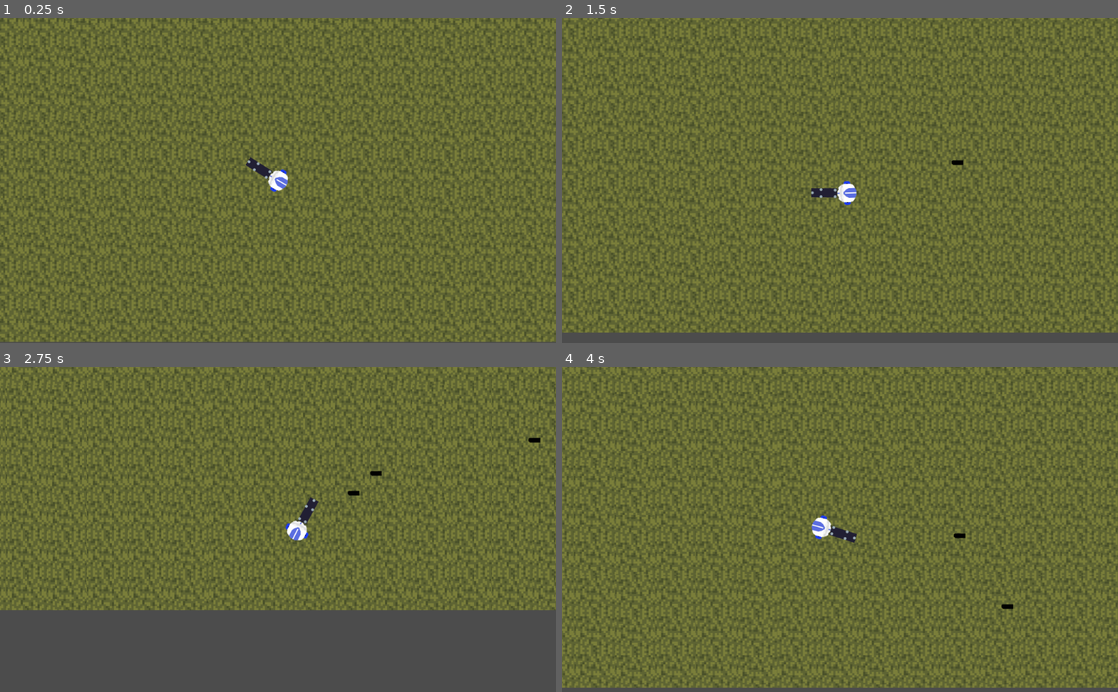
Above: before the commit, frames 1-4 (two rows, left to right).
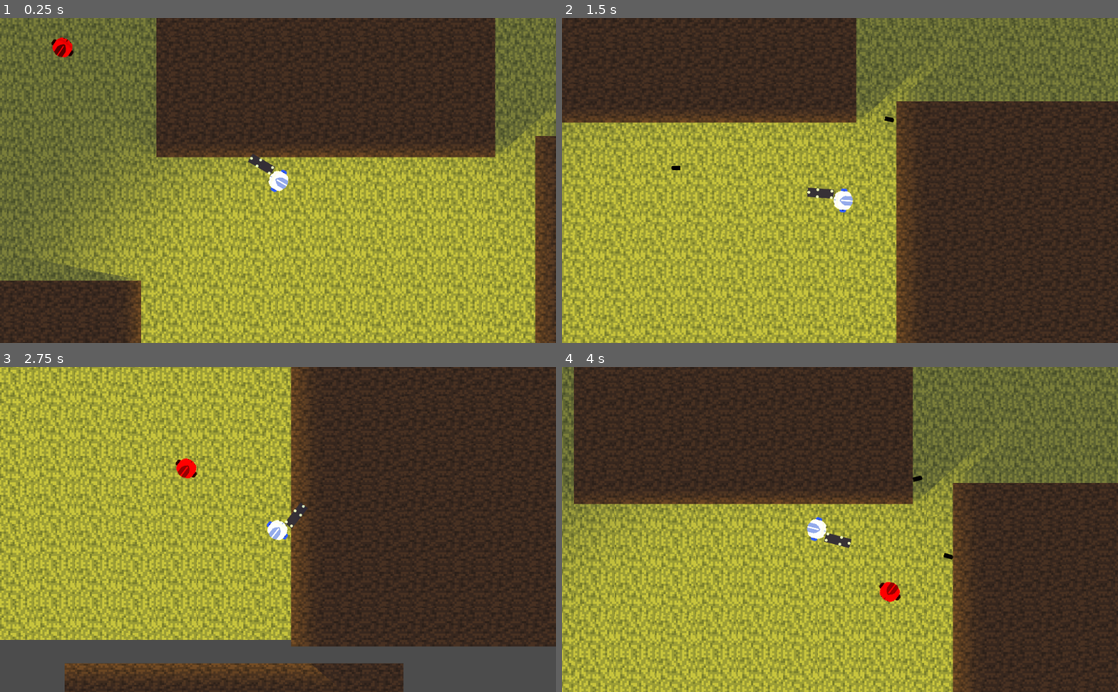
Above: after the commit, the same moments.

Repository: mikolajlubiak/hotroyal
Game: Godot game, scene res://Main.tscn
The game is run twice, just before and just after one commit, with the same random seed, the same clock (stepped at 60 frames per second) and the same inputs. Before the commit the project starts from res://tło.tscn.
Inputs (mouse positions are in pixels of both pictures, inside the frame that each line leads up to):
- Up to frame 1 (0.25 s): no input
- Up to frame 2 (1.5 s): move the mouse to (962, 164) at 0.52 s; hold D (ui_right) 0.53-1.28 s; tap G (fire, bound only before the commit) at 0.6 s; click (962, 164) at 0.8 s; move the mouse to (728, 196) at 1.27 s; hold S (ui_down) from 1.28 s (still down); click (728, 196) at 1.35 s
- Up to frame 3 (2.75 s): tap G (fire, bound only before the commit) at 1.55, 2.1 s; move the mouse to (333, 458) at 2.02 s; release S (ui_down) at 2.03 s; hold D (ui_right) from 2.03 s (still down); click (333, 458) at 2.3 s
- Up to frame 4 (4 s): move the mouse to (812, 594) at 2.77 s; release D (ui_right) at 2.78 s; hold W (ui_up) 2.78-3.53 s; click (812, 594) at 2.85 s; tap G (fire, bound only before the commit) at 3.05, 3.6 s; move the mouse to (1006, 578) at 3.52 s; hold A (ui_left) from 3.53 s (still down); click (1006, 578) at 3.8 s

The runs differ from the first frame. In frame 1, 80% of the frame differs, in the area x 0-100%, y 0-100%; in frame 2, 88%; in frame 3, 88%; in frame 4, 87%.
Error before the commit: Invalid set index 'velocity' (on base: 'Node2D') with value of type 'Vector2'. (res://Player/movementplayer.gd:19)

Commit message:
popr.camera

Diff:
--- a/Bullet.gd
+++ /dev/null
@@ -1,8 +0,0 @@
-extends KinematicBody2D
-
-var velocity = Vector2(1, 0)
-var speed = 300
-
-func _physics_process(delta):
-
-	var collision_info = move_and_collide(velocity.normalized() * delta * speed)
--- a/Bullet.tscn
+++ b/Bullet.tscn
@@ -1,23 +1,29 @@
 [gd_scene load_steps=4 format=2]
 
-[ext_resource path="res://Sprites/ammoo.png" type="Texture" id=1]
-[ext_resource path="res://Bullet.gd" type="Script" id=2]
+[ext_resource path="res://Sprites/bullet.png" type="Texture" id=1]
 
-[sub_resource type="CapsuleShape2D" id=1]
-radius = 4.75771
+[sub_resource type="RectangleShape2D" id=1]
+extents = Vector2( 4, 8.5 )
 
-[node name="Node2D" type="Node2D"]
+[sub_resource type="RectangleShape2D" id=2]
+extents = Vector2( 5, 9.5 )
 
-[node name="KinematicBody2D" type="KinematicBody2D" parent="."]
-script = ExtResource( 2 )
+[node name="Bullet" type="RigidBody2D"]
 
-[node name="CollisionShape2D" type="CollisionShape2D" parent="KinematicBody2D"]
-rotation = 1.5708
+[node name="CollisionShape2D" type="CollisionShape2D" parent="."]
+position = Vector2( 76.704, 3 )
+scale = Vector2( 2.15162, 0.446 )
 shape = SubResource( 1 )
 
-[node name="Sprite" type="Sprite" parent="KinematicBody2D"]
-position = Vector2( -29, -4 )
-rotation = 1.56945
-scale = Vector2( 1.04628, 1.25735 )
+[node name="Sprite" type="Sprite" parent="."]
+position = Vector2( 100, 7 )
+rotation = -1.5708
 texture = ExtResource( 1 )
-region_rect = Rect2( 770, 800, 70, 100 )
+
+[node name="Area2D" type="Area2D" parent="."]
+position = Vector2( 69.733, 15.448 )
+scale = Vector2( 1.726, 0.454 )
+
+[node name="CollisionShape2D" type="CollisionShape2D" parent="Area2D"]
+position = Vector2( 4, -27.5 )
+shape = SubResource( 2 )
--- /dev/null
+++ b/Enemy.gd
@@ -0,0 +1,17 @@
+extends KinematicBody2D
+
+var motion = Vector2()
+
+func _ready():
+	pass # Replace with function body.
+
+func _physics_process(delta):
+	var Player = get_parent().get_node("Player")
+	position += (Player.position - position) / 50
+	look_at(Player.position)
+	move_and_collide(motion)
+
+
+func _on_Area2D_body_entered(body):
+	if "Bullet" in body.name:
+		queue_free()
--- /dev/null
+++ b/Enemy.tscn
@@ -0,0 +1,29 @@
+[gd_scene load_steps=5 format=2]
+
+[ext_resource path="res://Sprites/player.png" type="Texture" id=1]
+[ext_resource path="res://Enemy.gd" type="Script" id=2]
+
+[sub_resource type="RectangleShape2D" id=1]
+extents = Vector2( 16, 16.5 )
+
+[sub_resource type="RectangleShape2D" id=2]
+extents = Vector2( 23, 19.5 )
+
+[node name="Enemy" type="KinematicBody2D"]
+script = ExtResource( 2 )
+
+[node name="CollisionShape2D" type="CollisionShape2D" parent="."]
+position = Vector2( 0, -0.5 )
+shape = SubResource( 1 )
+
+[node name="Sprite" type="Sprite" parent="."]
+modulate = Color( 1, 0, 0, 1 )
+texture = ExtResource( 1 )
+
+[node name="Area2D" type="Area2D" parent="."]
+
+[node name="CollisionShape2D" type="CollisionShape2D" parent="Area2D"]
+position = Vector2( 0, -0.5 )
+shape = SubResource( 2 )
+
+[connection signal="body_entered" from="Area2D" to="." method="_on_Area2D_body_entered"]
--- /dev/null
+++ b/Main.tscn
@@ -0,0 +1,96 @@
+[gd_scene load_steps=10 format=2]
+
+[ext_resource path="res://Sprites/player.png" type="Texture" id=1]
+[ext_resource path="res://Sprites/weapon.png" type="Texture" id=2]
+[ext_resource path="res://Sprites/grass.png" type="Texture" id=3]
+[ext_resource path="res://movement.gd" type="Script" id=4]
+[ext_resource path="res://Enemy.tscn" type="PackedScene" id=5]
+[ext_resource path="res://wall.tres" type="TileSet" id=6]
+[ext_resource path="res://Sprites/light.png" type="Texture" id=7]
+
+[sub_resource type="RectangleShape2D" id=1]
+extents = Vector2( 36.4995, 55.7176 )
+
+[sub_resource type="RectangleShape2D" id=2]
+extents = Vector2( 20, 24 )
+
+[node name="World" type="Node2D"]
+position = Vector2( 6, -10 )
+z_as_relative = false
+
+[node name="Node2D" type="Node2D" parent="."]
+
+[node name="grass" type="Sprite" parent="Node2D"]
+texture = ExtResource( 3 )
+
+[node name="grass2" type="Sprite" parent="Node2D"]
+position = Vector2( 650, 0 )
+texture = ExtResource( 3 )
+
+[node name="grass3" type="Sprite" parent="Node2D"]
+position = Vector2( 0, 600 )
+texture = ExtResource( 3 )
+
+[node name="grass4" type="Sprite" parent="Node2D"]
+position = Vector2( 650, 600 )
+texture = ExtResource( 3 )
+
+[node name="grass5" type="Sprite" parent="Node2D"]
+position = Vector2( 1300, 600 )
+texture = ExtResource( 3 )
+
+[node name="grass6" type="Sprite" parent="Node2D"]
+position = Vector2( 1300, 0 )
+texture = ExtResource( 3 )
+
+[node name="TileMap" type="TileMap" parent="."]
+tile_set = ExtResource( 6 )
+cell_size = Vector2( 1, 1 )
+format = 1
+tile_data = PoolIntArray( -25231046, -1610612736, 0, 16385012, -1610612736, 0, 33947310, -1610612736, 0, 62587475, -1610612736, 0 )
+
+[node name="Player" type="KinematicBody2D" parent="."]
+position = Vector2( 539, 334 )
+script = ExtResource( 4 )
+
+[node name="Sprite" type="Sprite" parent="Player"]
+position = Vector2( 0, 1 )
+rotation = 1.56962
+texture = ExtResource( 1 )
+
+[node name="weapon" type="Sprite" parent="Player"]
+position = Vector2( 35, 3 )
+rotation = 1.5708
+texture = ExtResource( 2 )
+
+[node name="Camera2D" type="Camera2D" parent="Player"]
+position = Vector2( 2, 1 )
+current = true
+smoothing_enabled = true
+smoothing_speed = 10.0
+
+[node name="CollisionShape2D" type="CollisionShape2D" parent="Player"]
+position = Vector2( 0, 1.5 )
+scale = Vector2( 0.493156, -0.314084 )
+shape = SubResource( 1 )
+
+[node name="Area2D" type="Area2D" parent="Player"]
+
+[node name="CollisionShape2D" type="CollisionShape2D" parent="Player/Area2D"]
+position = Vector2( 0, 1 )
+shape = SubResource( 2 )
+
+[node name="Enemy" parent="." instance=ExtResource( 5 )]
+
+[node name="Light2D" type="Light2D" parent="."]
+position = Vector2( 617, 581 )
+texture = ExtResource( 7 )
+offset = Vector2( 13, 228 )
+texture_scale = 2.0
+color = Color( 1, 0.878431, 0.0745098, 1 )
+energy = 0.8
+shadow_enabled = true
+shadow_buffer_size = 4096
+shadow_gradient_length = 4.0
+
+[connection signal="body_entered" from="Player/Area2D" to="Player" method="_on_Area2D_body_entered"]
--- a/Player/movementplayer.gd
+++ /dev/null
@@ -1,41 +0,0 @@
-extends KinematicBody2D
-
-export (int) var speed = 200
-const bulletPath = preload('res://Bullet.tscn')
-
-func _process(delta):
-	if Input.is_action_just_pressed("fire"):
-		shoot()
-
-	$Node2D.look_at(get_global_mouse_position())
-
-
-func shoot():
-	var bullet = bulletPath.instance()
-
-	get_parent().add_child(bullet)
-	bullet.position = $Node2D/Position2D.global_position
-
-	bullet.velocity = get_global_mouse_position() - bullet.position
-
-
-
-
-var velocity = Vector2()
-
-func get_input():
-	look_at(get_global_mouse_position())
-	velocity = Vector2()
-	if Input.is_action_pressed("ui_right"):
-		velocity.x += 1
-	if Input.is_action_pressed("ui_left"):
-		velocity.x -= 1
-	if Input.is_action_pressed("ui_down"):
-		velocity.y += 1
-	if Input.is_action_pressed("ui_up"):
-		velocity.y -= 1
-	velocity = velocity.normalized() * speed
-
-func _physics_process(delta):
-	get_input()
-	velocity = move_and_slide(velocity)
--- /dev/null
+++ b/movement.gd
@@ -0,0 +1,37 @@
+extends KinematicBody2D
+
+var speed = 500
+var bullet_speed = 2000
+var bullet = preload("res://Bullet.tscn")
+
+func _physics_process(delta):
+	var motion = Vector2()
+	if Input.is_action_pressed("ui_right"):
+		motion.x += 1
+	if Input.is_action_pressed("ui_left"):
+		motion.x -= 1
+	if Input.is_action_pressed("ui_down"):
+		motion.y += 1
+	if Input.is_action_pressed("ui_up"):
+		motion.y -= 1
+	motion = motion.normalized()
+	motion = move_and_slide(motion * speed)
+	look_at(get_global_mouse_position())
+	if Input.is_action_just_pressed("LMB"):
+		fire()
+
+func fire():
+	var bullet_instance = bullet.instance()
+	bullet_instance.position = get_global_position()
+	bullet_instance.rotation_degrees = rotation_degrees
+	bullet_instance.apply_impulse(Vector2(), Vector2(bullet_speed, 0).rotated(rotation))
+	get_tree().get_root().call_deferred("add_child", bullet_instance)
+
+
+func kill():
+	get_tree().reload_current_scene()
+
+
+func _on_Area2D_body_entered(body):
+	if "Enemy" in body.name:
+		kill()
--- a/project.godot
+++ b/project.godot
@@ -11,7 +11,7 @@
 [application]
 
 config/name="HOTROYAL"
-run/main_scene="res://tło.tscn"
+run/main_scene="res://Main.tscn"
 config/icon="res://icon.png"
 
 [gui]
@@ -44,9 +44,9 @@
 , Object(InputEventJoypadButton,"resource_local_to_scene":false,"resource_name":"","device":0,"button_index":13,"pressure":0.0,"pressed":false,"script":null)
  ]
 }
-fire={
+LMB={
 "deadzone": 0.5,
-"events": [ Object(InputEventKey,"resource_local_to_scene":false,"resource_name":"","device":0,"alt":false,"shift":false,"control":false,"meta":false,"command":false,"pressed":false,"scancode":71,"physical_scancode":0,"unicode":0,"echo":false,"script":null)
+"events": [ Object(InputEventMouseButton,"resource_local_to_scene":false,"resource_name":"","device":0,"alt":false,"shift":false,"control":false,"meta":false,"command":false,"button_mask":0,"position":Vector2( 0, 0 ),"global_position":Vector2( 0, 0 ),"factor":1.0,"button_index":1,"pressed":false,"doubleclick":false,"script":null)
  ]
 }
 
--- a/tło.tscn
+++ /dev/null
@@ -1,57 +0,0 @@
-[gd_scene load_steps=6 format=2]
-
-[ext_resource path="res://Sprites/broń-podstawa.png" type="Texture" id=1]
-[ext_resource path="res://Sprites/swp.png" type="Texture" id=2]
-[ext_resource path="res://Sprites/trawa.png" type="Texture" id=3]
-[ext_resource path="res://Player/movementplayer.gd" type="Script" id=4]
-
-[sub_resource type="RectangleShape2D" id=1]
-extents = Vector2( 52.7215, 68.453 )
-
-[node name="świat" type="Node2D"]
-position = Vector2( 6, -10 )
-z_as_relative = false
-
-[node name="otoczenie" type="Node2D" parent="."]
-
-[node name="Trawa3" type="Sprite" parent="otoczenie"]
-position = Vector2( 1001, 319 )
-texture = ExtResource( 3 )
-
-[node name="Trawa2" type="Sprite" parent="otoczenie"]
-position = Vector2( 330, 319 )
-texture = ExtResource( 3 )
-
-[node name="Player" type="Node2D" parent="."]
-
-[node name="KinematicBody2D" type="KinematicBody2D" parent="Player"]
-position = Vector2( 539, 334 )
-script = ExtResource( 4 )
-
-[node name="Broń-podstawa" type="Sprite" parent="Player/KinematicBody2D"]
-position = Vector2( 34.9999, -6 )
-rotation = 1.60655
-texture = ExtResource( 1 )
-
-[node name="Camera2D" type="Camera2D" parent="Player/KinematicBody2D"]
-position = Vector2( 2, 1 )
-current = true
-smoothing_enabled = true
-
-[node name="Sprite" type="Sprite" parent="Player/KinematicBody2D"]
-position = Vector2( 0, 1 )
-rotation = 1.56962
-texture = ExtResource( 2 )
-
-[node name="CollisionShape2D" type="CollisionShape2D" parent="Player/KinematicBody2D"]
-position = Vector2( 0, 0.500031 )
-scale = Vector2( 0.493156, -0.314084 )
-shape = SubResource( 1 )
-
-[node name="Node2D" type="Node2D" parent="Player/KinematicBody2D"]
-
-[node name="Position2D" type="Position2D" parent="Player/KinematicBody2D/Node2D"]
-position = Vector2( 70, 3 )
-__meta__ = {
-"_gizmo_extents_": 21.9
-}
--- /dev/null
+++ b/wall.tres
@@ -0,0 +1,33 @@
+[gd_resource type="TileSet" load_steps=4 format=2]
+
+[ext_resource path="res://Sprites/grass.png" type="Texture" id=1]
+
+[sub_resource type="OccluderPolygon2D" id=1]
+polygon = PoolVector2Array( -338, -312, -337, 312, 337, 312, 338, -313 )
+
+[sub_resource type="RectangleShape2D" id=2]
+extents = Vector2( 337.5, 312 )
+
+[resource]
+0/name = "Sprite"
+0/texture = ExtResource( 1 )
+0/tex_offset = Vector2( 0, 0 )
+0/modulate = Color( 0.588235, 0.392157, 0.588235, 1 )
+0/region = Rect2( 0, 0, 674, 624 )
+0/tile_mode = 0
+0/occluder_offset = Vector2( 337, 312 )
+0/occluder = SubResource( 1 )
+0/navigation_offset = Vector2( 337, 312 )
+0/shape_offset = Vector2( 337.5, 312 )
+0/shape_transform = Transform2D( 1, 0, 0, 1, 337.5, 312 )
+0/shape = SubResource( 2 )
+0/shape_one_way = false
+0/shape_one_way_margin = 1.0
+0/shapes = [ {
+"autotile_coord": Vector2( 0, 0 ),
+"one_way": false,
+"one_way_margin": 1.0,
+"shape": SubResource( 2 ),
+"shape_transform": Transform2D( 1, 0, 0, 1, 337.5, 312 )
+} ]
+0/z_index = 0
--- /dev/null
+++ b/wall.tscn
@@ -0,0 +1,25 @@
+[gd_scene load_steps=4 format=2]
+
+[ext_resource path="res://Sprites/grass.png" type="Texture" id=1]
+
+[sub_resource type="RectangleShape2D" id=2]
+extents = Vector2( 337.5, 312 )
+
+[sub_resource type="OccluderPolygon2D" id=1]
+polygon = PoolVector2Array( -338, -312, -337, 312, 337, 312, 338, -313 )
+
+[node name="Node2D" type="Node2D"]
+
+[node name="Sprite" type="Sprite" parent="."]
+modulate = Color( 0.588235, 0.392157, 0.588235, 1 )
+scale = Vector2( 0.1, 0.1 )
+texture = ExtResource( 1 )
+
+[node name="StaticBody2D" type="StaticBody2D" parent="Sprite"]
+
+[node name="CollisionShape2D" type="CollisionShape2D" parent="Sprite/StaticBody2D"]
+position = Vector2( 0.5, 0 )
+shape = SubResource( 2 )
+
+[node name="LightOccluder2D" type="LightOccluder2D" parent="Sprite"]
+occluder = SubResource( 1 )
Renamed: Sprites/ammoo.png -> Sprites/bullet.png
Not shown, changed: Sprites/bullet.png.import
Renamed: Sprites/trawa.png -> Sprites/grass.png
Not shown, changed: Sprites/grass.png.import
Binary file added: Sprites/light.png
Not shown, changed: Sprites/light.png.import
Renamed: Sprites/swp.png -> Sprites/player.png
Renamed: Sprites/broń-podstawa.png -> Sprites/weapon.png
Not shown, changed: Sprites/weapon.png.import
Renamed: Scenes/icon.png -> icon.png
Not shown, changed: icon.png.import
